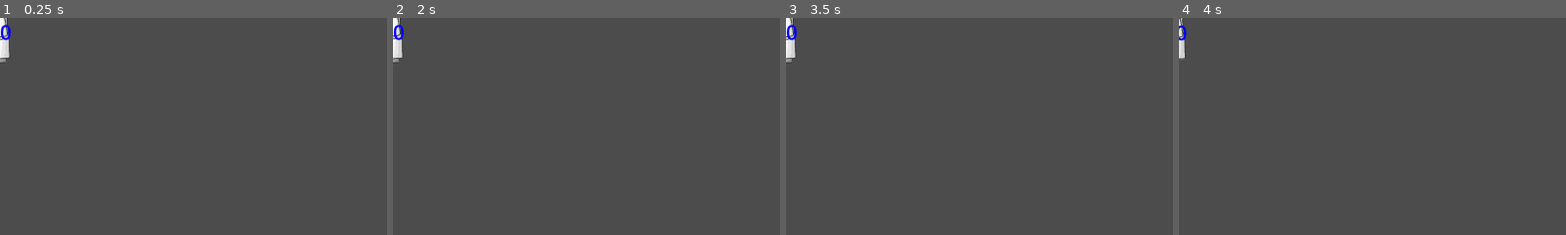
Above: before the commit, frames 1-4 (left to right).
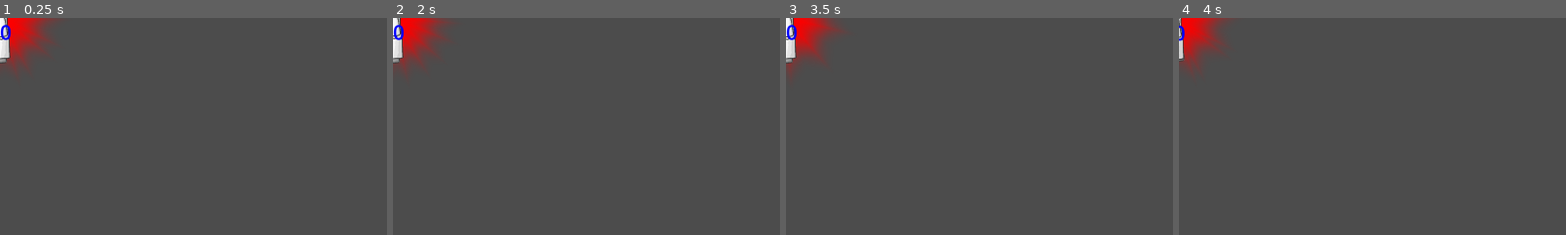
Above: after the commit, the same moments.

Repository: ldg030917/IstTechGameJam2025
Game: Godot game, scene res://scene/Sacrifice.tscn
Same seed, same stepped clock (60 frames per second), same inputs: the game is played once before the commit and once after it. This scene is started directly instead of the project's main scene. The engine's default icon, where the game draws it, is replaced by a stand-in: a white triangle on a blue panel in a dark square.
Inputs:
- Up to frame 1 (0.25 s): no input
- Up to frame 2 (2 s): tap Enter at 0.5 s; hold Right (right) 0.53-1.28 s; tap Space (attack) at 0.6, 1.25 s; hold Down (down) from 1.28 s (still down); tap E (devote) at 1.35 s
- Up to frame 3 (3.5 s): tap Enter at 2 s; release Down (down) at 2.03 s; hold Right (right) 2.03-2.78 s; tap Space (attack) at 2.1 s; hold Up (up) from 2.78 s (still down); tap E (devote) at 2.85 s
- Up to frame 4 (4 s): tap Space (attack) at 3.5, 3.6 s; release Up (up) at 3.53 s; hold Left (left) from 3.53 s (still down)
The pictures show only the part of the screen within x 0-50%, y 0-50%; the shares and areas given below are measured in that part.

The runs differ from the first frame. In frame 1, 1.9% of the frame differs, in the area x 0-15%, y 0-26%; in frame 2, 1.9%; in frame 3, 1.7%; in frame 4, 1.9%, in the area x 0-14%, y 0-26%.

Commit message:
rage effect added

Diff:
--- a/scene/Sacrifice.tscn
+++ b/scene/Sacrifice.tscn
@@ -1,6 +1,7 @@
-[gd_scene load_steps=10 format=3 uid="uid://cqg6c0voa3kdc"]
+[gd_scene load_steps=11 format=3 uid="uid://cqg6c0voa3kdc"]
 
 [ext_resource type="Script" uid="uid://bgvfq1tbthdts" path="res://script/Sacrifice.gd" id="1_50n5x"]
+[ext_resource type="PackedScene" uid="uid://cnet17rd8klqg" path="res://scene/rage.tscn" id="3_nbxyh"]
 [ext_resource type="SpriteFrames" uid="uid://bngg8t4yoroou" path="res://scene/basic_sprite_frames.tres" id="12_12xoo"]
 
 [sub_resource type="RectangleShape2D" id="RectangleShape2D_jum4h"]
@@ -110,6 +111,9 @@
 
 [node name="walking_sound" type="AudioStreamPlayer2D" parent="."]
 
+[node name="RageEffect" parent="." instance=ExtResource("3_nbxyh")]
+visible = false
+
 [connection signal="body_entered" from="SightArea" to="." method="_on_sight_area_body_entered"]
 [connection signal="body_exited" from="ChaseArea" to="." method="_on_chase_area_body_exited"]
 [connection signal="timeout" from="IdleActionTimer" to="." method="_on_idle_action_timer_timeout"]
--- a/scene/rage.tscn
+++ b/scene/rage.tscn
@@ -14,7 +14,7 @@
 shader_parameter/rotation_speed = 2.0
 shader_parameter/rotation_offset_degrees = 45.0
 
-[node name="Node2D" type="Node2D"]
+[node name="RageEffect" type="Node2D"]
 
 [node name="Rage" type="Sprite2D" parent="."]
 z_index = -1
--- a/script/Global.gd
+++ b/script/Global.gd
@@ -3,15 +3,30 @@
 # 1, 2, 3 단계까지 있음
 var god_gauge: float = 0
 var max_gg:float = 100
+var rage_threshold:float = 33
+
+signal rage_mode_activated
+signal rage_mode_deactivated
+var rage_mode_active: bool = false
 
 const a := 1
 
 func set_gauge():
 	god_gauge = max_gg
-
+	check_cond()
 
 func _process(delta: float) -> void:
 	god_gauge -= delta * a
+	check_cond()
+
+func check_cond():
+	if god_gauge <= rage_threshold and not rage_mode_active:
+		rage_mode_active = true
+		rage_mode_activated.emit()
+		print("emit")
+	elif god_gauge > rage_threshold and rage_mode_active:
+		rage_mode_active = false
+		rage_mode_deactivated.emit()
 
 func make_sound(_sound,_pos:Vector2, _db, _offset = null):
 	var s = Sound.new()
--- a/script/Sacrifice.gd
+++ b/script/Sacrifice.gd
@@ -5,6 +5,7 @@
 @onready var idle_action_timer = $IdleActionTimer
 @onready var animation_sprite = $AnimatedSprite2D
 @onready var chasing_sprite = $ChasingSprite
+@onready var rage_effect = $RageEffect
 var blooddrop_burst = load("res://scene/BloodDrop_Burst.tscn")
 
 @export var speed: float = 100
@@ -38,6 +39,8 @@
 	_on_idle_action_timer_timeout()
 	if type == Type.FRIENDLY and !is_fanatic:
 		$AttackArea/CollisionShape2D.disabled = true
+	Global.rage_mode_activated.connect(_on_rage_mode_activated)
+	Global.rage_mode_deactivated.connect(_on_rage_mode_deactivated)
 
 func _input(event: InputEvent) -> void:
 	if event.is_action_pressed("devote") and player != null and !is_heartpop:
@@ -225,3 +228,14 @@
 			else:
 				animation_sprite.play("attack_R")
 		state = State.ATTACK
+
+func _on_rage_mode_activated():
+	print("gotit")
+	rage_effect.visible = true
+	speed *= 1.5
+	chase_speed *= 1.5
+
+func _on_rage_mode_deactivated():
+	rage_effect.visible = false
+	speed *= 0.66
+	chase_speed *= 0.66
Not shown: 1 places in scene/rage.tscn that only renumber resources
